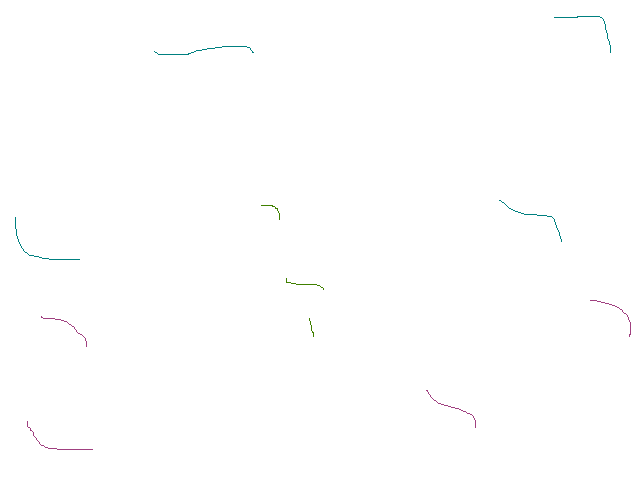
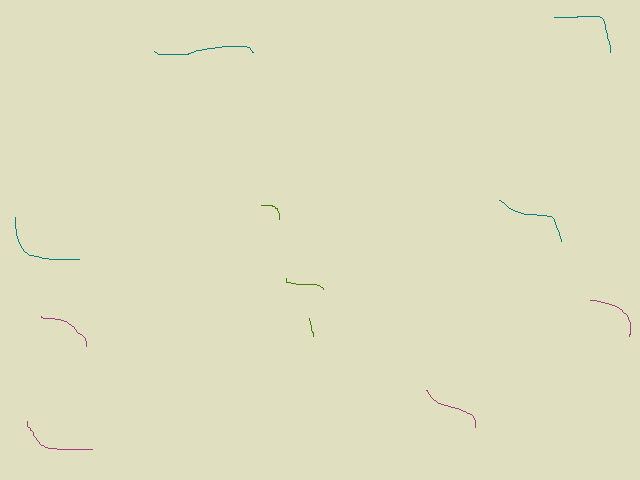
Layers edited between the first and the second 640px x 480px image:
painted on "Background" over [0,0,640,480]
painted on "31_randomLow.png" over [0,0,640,480]
